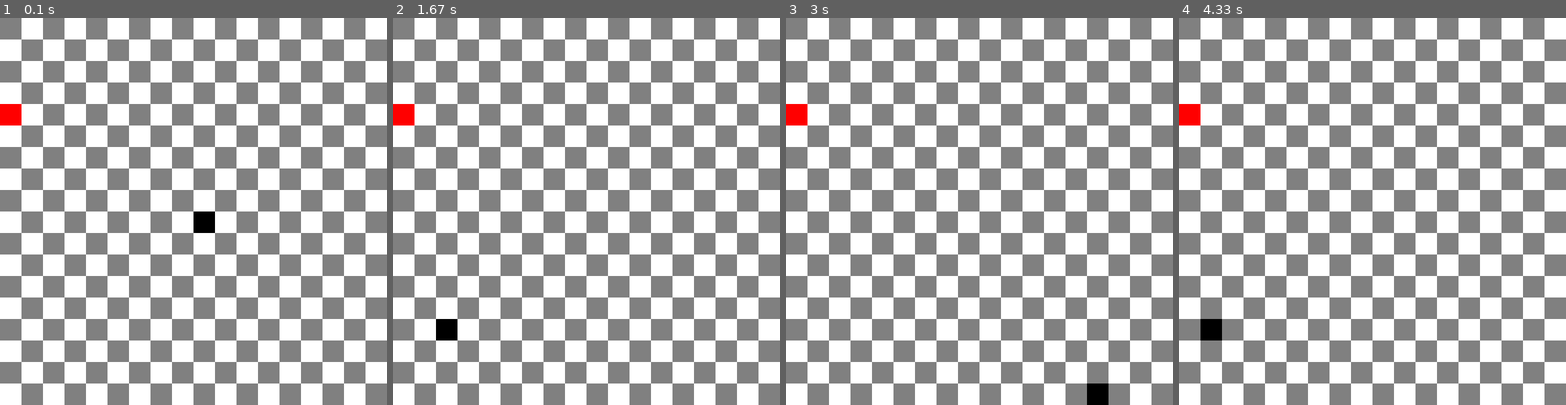
Above: before the commit, frames 1-4 (left to right).
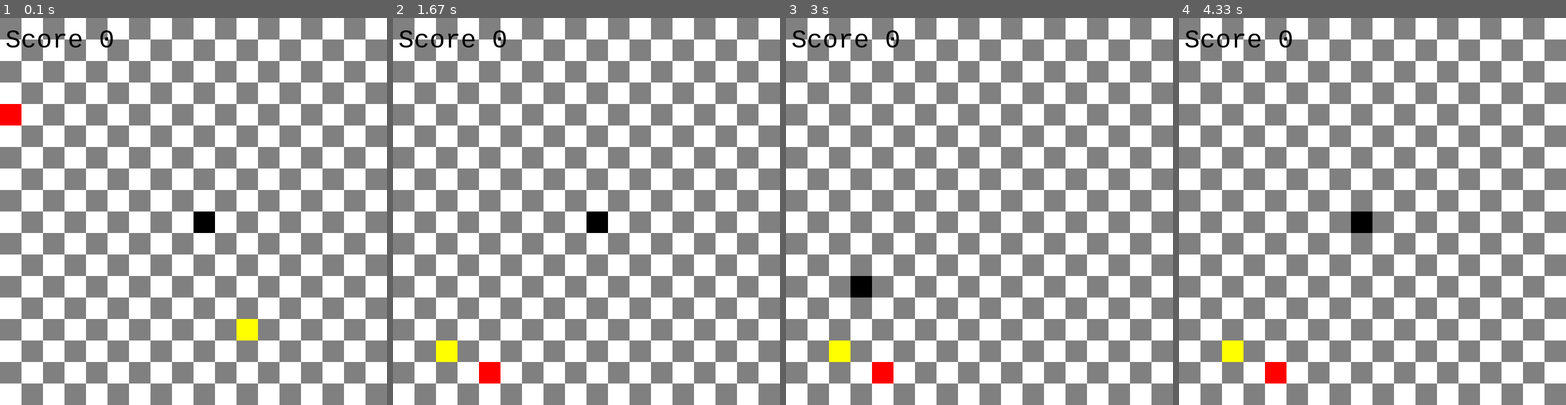
Above: after the commit, the same moments.

Repository: dimon-ton/pygame_course
Game: pygame game, started from snaketut/snaketut.py
The game is run twice, just before and just after one commit, with the same random seed, the same clock (stepped at 60 frames per second) and the same inputs.
Inputs:
- Up to frame 1 (0.1 s): no input
- Up to frame 2 (1.67 s): hold Right 0.33-0.8 s
- Up to frame 3 (3 s): hold Left 1.67-2.2 s; hold Down 2.23-2.53 s; hold Left 2.57-2.97 s
- Up to frame 4 (4.33 s): hold Up 3-3.37 s; hold Right 3.4-4.03 s; hold Down from 4.07 s (still down)

The runs differ from the first frame. In frame 1, 0.7% of the frame differs, in the area x 1-67%, y 3-84%; in frame 2, 1.9%, in the area x 0-56%, y 3-95%; in frame 3, 1.9%; in frame 4, 1.9%.

Commit message:
complete learning EP11

Diff:
--- a/snaketut/snaketut.py
+++ b/snaketut/snaketut.py
@@ -1,9 +1,13 @@
 import pygame
 import sys, random
+import time
 
 pygame.init()
+pygame.mixer.pre_init(44800, -16, 2, 512)
 
 clock = pygame.time.Clock()
+
+powerup_sound = pygame.mixer.Sound("powerup.ogg")
 
 # screen and display
 screen_width = 720
@@ -11,6 +15,11 @@
 
 screen = pygame.display.set_mode((screen_width, screen_height), 0, 32)
 pygame.display.set_caption("Snake Game")
+
+
+# game font
+# gamefont = pygame.font.Font("monospace", 16)
+gamefont = pygame.font.SysFont("monospace", 48)
 
 tile_size = 40
 tile_width = screen_width/tile_size
@@ -42,6 +51,7 @@
         self.positions = [((screen_width/2),(screen_height/2))]
         self.color = (0,0,0)
         self.direction = random.choice([up, down, left, right])
+        self.score = 0
 
     def draw(self, surface):
         for i in self.positions:
@@ -96,6 +106,17 @@
                 if event.key == pygame.K_RIGHT:
                     self.turn(right)
 
+
+
+    def reset(self):
+        time.sleep(1)
+        self.length = 1
+        self.positions = [((screen_width/2),(screen_height/2))]
+        self.direction = random.choice([up, down, left, right])
+        self.score = 0
+        food.random_position()
+
+
 class Food():
     def __init__(self):
         self.position = (0,0)
@@ -110,19 +131,57 @@
         rect = pygame.Rect((self.position[0], self.position[1]), (tile_size, tile_size))
         pygame.draw.rect(surface, self.color, rect)
 
+
+class Brick():
+    bricklist = []
+    def __init__(self):
+        self.position = (0,0)
+        self.color = (255, 255, 0)
+        self.random_position()
+
+    def random_position(self):
+        self.position = (random.randint(0, int(tile_width - 1)) * tile_size, random.randint(0, int(tile_height - 1)) * tile_size)
+        self.bricklist.append(self.position)
+
+    def draw(self, surface):
+        for i in self.bricklist:
+            rect = pygame.Rect((i[0], i[1]), (tile_size, tile_size))
+            pygame.draw.rect(surface, self.color, rect)
+
+
+        # rect = pygame.Rect((self.position[0], self.position[1]), (tile_size, tile_size))
+        # pygame.draw.rect(surface, self.color, rect)
+
 snake = Snake()
 food = Food()
-
+brick = Brick()
 while(True):
     draw_grid(screen)
     snake.draw(screen)
     snake.move()
     snake.input_key()
     if snake.get_head_positions() == food.position:
+        pygame.mixer.Sound.play(powerup_sound)
         snake.length += 1
-        # snake.score += 1
+        snake.score += 1
+        food.random_position()
+        brick.random_position()
+
+
+    if any(snake.get_head_positions() == i for i in brick.bricklist):
+        snake.reset()
+
+        food.random_position()
+        brick.bricklist = []
+        brick.random_position()
+    # if snake.get_head_positions() == brick.position:
+    #     snake.reset()
+
+    score_text = gamefont.render("Score {}".format(snake.score), 1, (0,0,0))
+    screen.blit(score_text, (10, 15))
 
     food.draw(screen)
+    brick.draw(screen)
     pygame.display.update()
 
     clock.tick(10) # can affect difficulty
Not shown, added: snaketut/powerup.ogg
